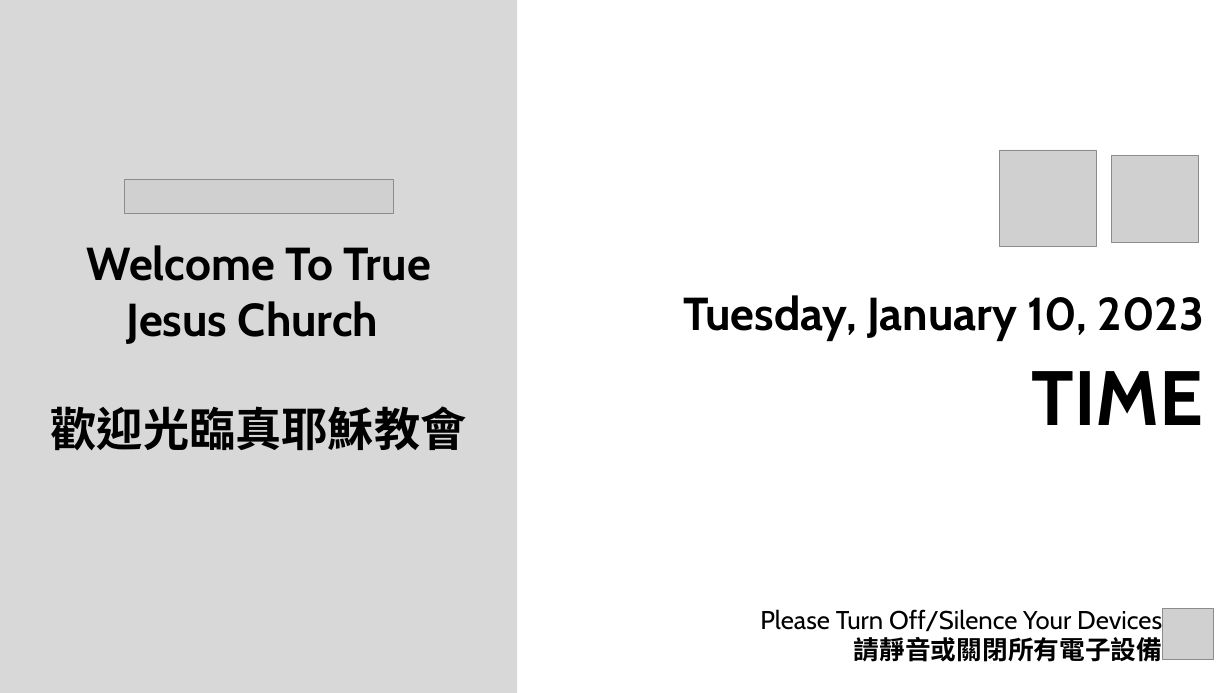
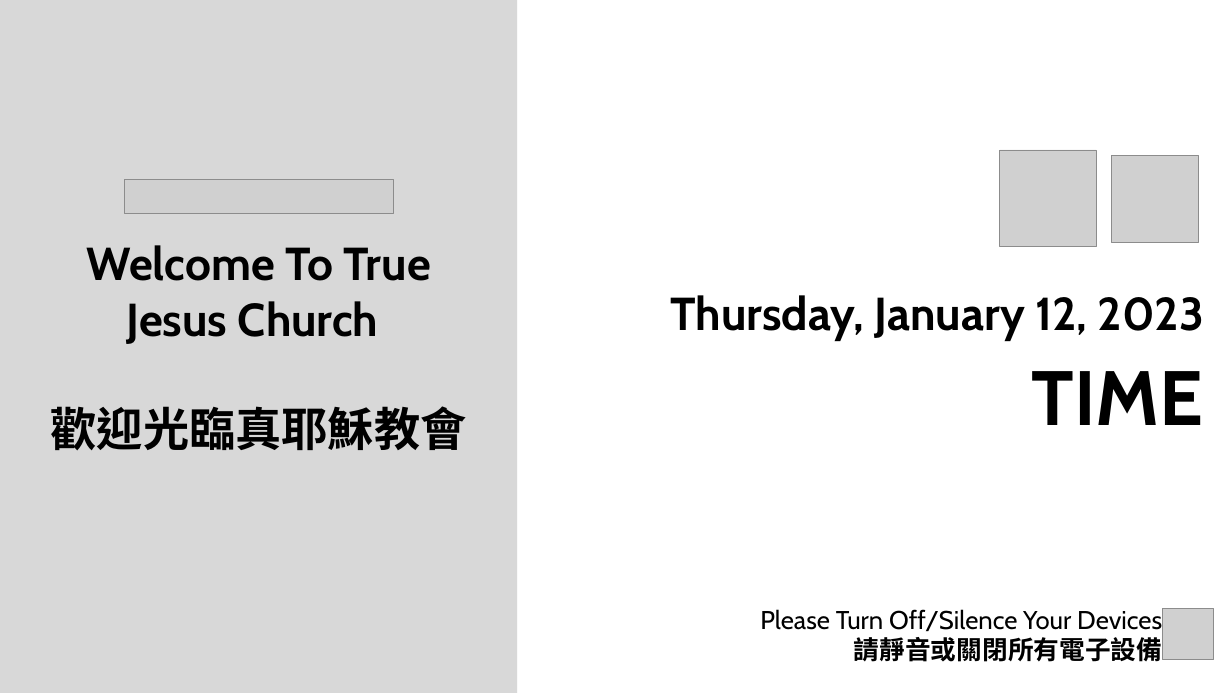
Before and after one commit to calebchanwy/tjc-powerpoint, a slide deck: slide 1 of TJCPowerPoint/Resources/ServiceWidescreen.pptx. Drawn at 1232x693 pixels with LibreOffice and Linux fonts; fonts in the diff are those of the drawing; grey boxes stand for pictures; background and template pictures are left out. Boxes give left, top, right and bottom in pixels: in the first picture for what was removed or moved away, otherwise in the second. Text is boxed around its words. In the diff, an @@ line names an element or a change of style, - is before the commit and + after.

```diff
--- a/TJCPowerPoint/Resources/ServiceWidescreen.pptx
+++ b/TJCPowerPoint/Resources/ServiceWidescreen.pptx
@@ text at <box>671,295,1204,341</box>: text changed @@
-Tuesday, January 10, 2023
+Thursday, January 12, 2023
```
Also in this commit, not shown: 2 other slides changed, 19 other files.
